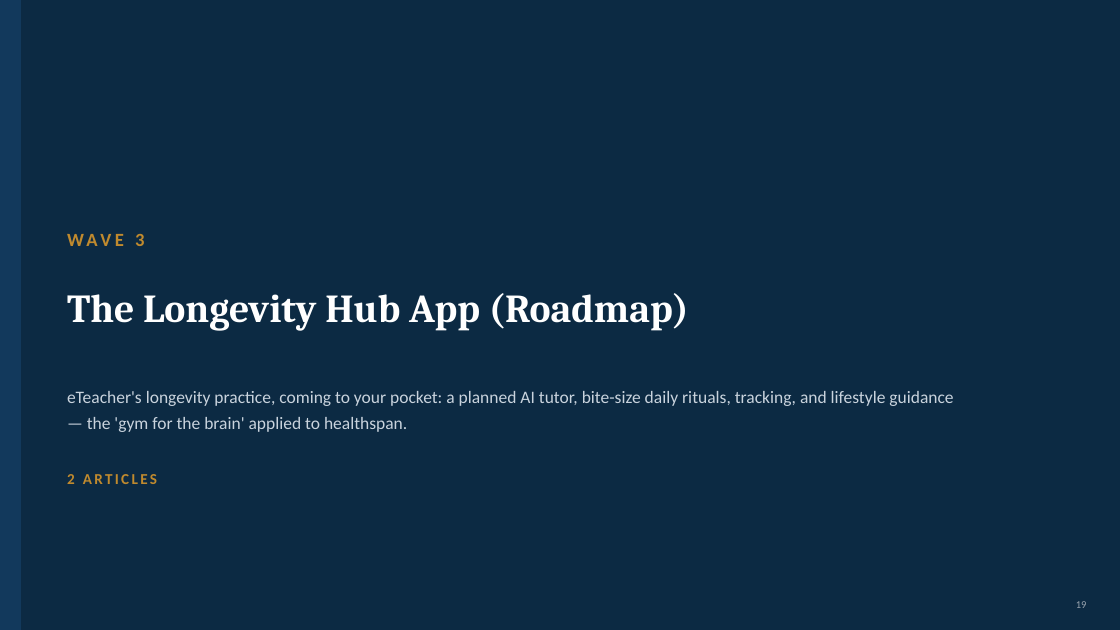
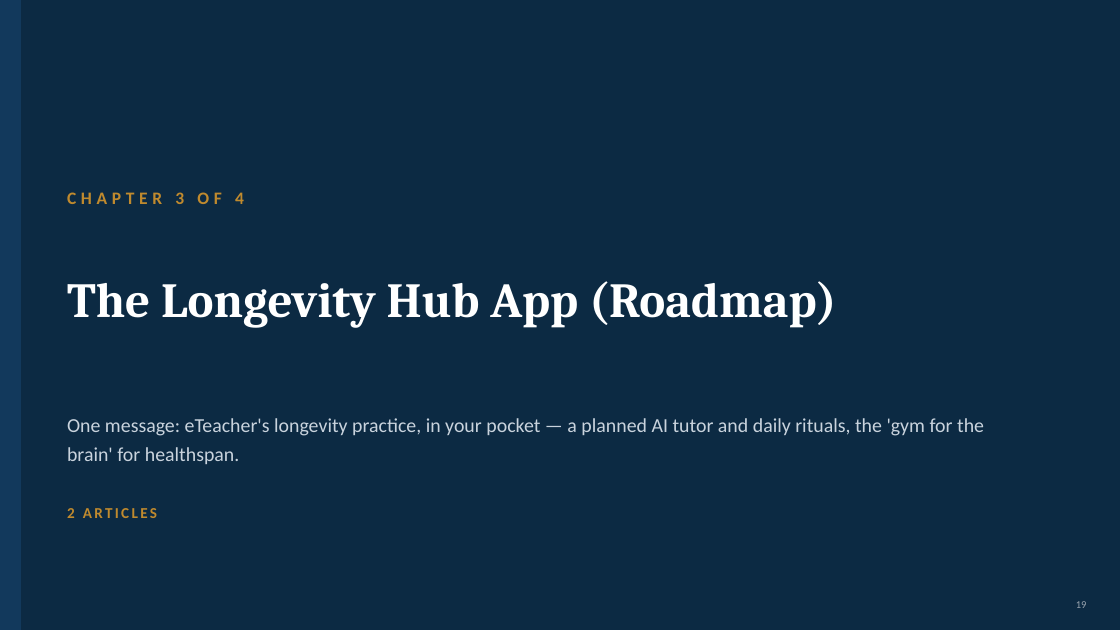
Before and after one commit to gitteromri-ux/eteacher-longevity-pr-campaign, a slide deck: slide 19 of eTeacher_Longevity_PR_Campaign.pptx. Drawn at 1120x630 pixels with LibreOffice and Linux fonts; fonts in the diff are those of the drawing. Boxes give left, top, right and bottom in pixels: in the first picture for what was removed or moved away, otherwise in the second. Text is boxed around its words. In the diff, an @@ line names an element or a change of style, - is before the commit and + after.

Commit message:
Bolder launch messaging: clearer cover, CHAPTER N OF 4 labels, bigger bold headlines + angle lines, simplified wave titles/subtitles

```diff
--- a/eTeacher_Longevity_PR_Campaign.pptx
+++ b/eTeacher_Longevity_PR_Campaign.pptx
@@ text at [67, 192, 244, 204]: text changed; size 16 to 15 pt @@
-WAVE 3
+CHAPTER 3 OF 4
@@ text "The Longevity Hub App (Roadmap)": place and size @@
-text "The Longevity Hub App (Roadmap)" at [67, 293, 689, 331]
+text "The Longevity Hub App (Roadmap)" at [67, 281, 837, 328]
@@ text "The Longevity Hub App (Roadmap)" at [67, 281, 837, 328]: size 34 to 42 pt @@
@@ text at [67, 418, 984, 464]: text changed; size 15 to 17 pt @@
-eTeacher's longevity practice, coming to your pocket: a planned AI tutor, bite-size daily rituals, tracking, and lifestyle guidance — the 'gym for the brain' applied to healthspan.
+One message: eTeacher's longevity practice, in your pocket — a planned AI tutor and daily rituals, the 'gym for the brain' for healthspan.
@@ text "2 ARTICLES": place and size @@
-text "2 ARTICLES" at [67, 474, 157, 484]
+text "2 ARTICLES" at [67, 508, 157, 518]
```
Also in this commit, not shown: 21 other slides changed.
